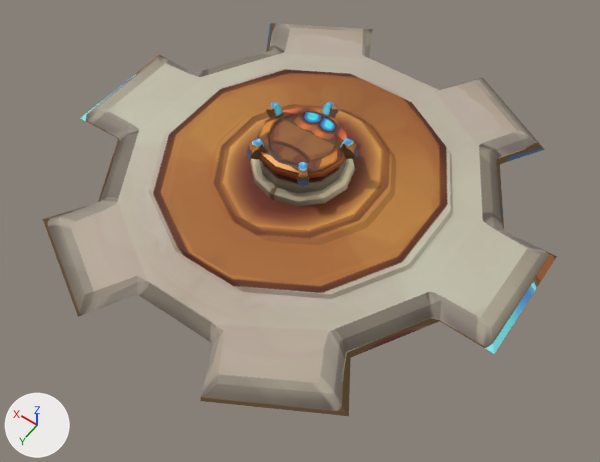
The FBX model Assets/Models/Magnet Central/Buildings/magnetcentral_AnvilBase.fbx: old version first, new version second.
Both versions are drawn from a 50 mm camera at (-0.1104, 0.156, 0.2174) aimed at (-0.0106, 0.0162, -0.0023). Arrows for +X, +Y and +Z are at lower left; the lights stay in place. Where no turn or scale is listed for an object, it has been applied to the vertices.
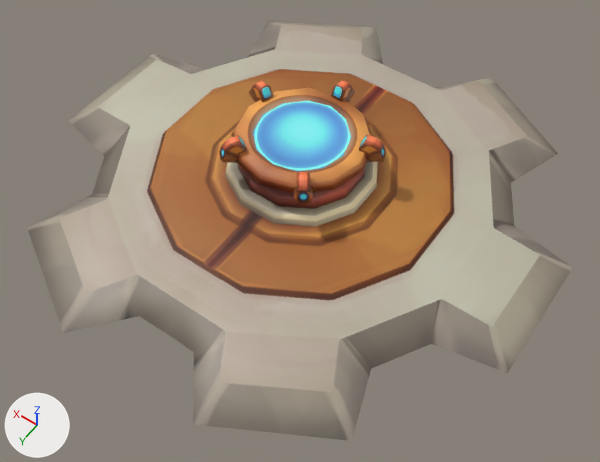
Pixel boxes (x1, y1, x2, y2) of what changed, in the pictures (600 x 462 px; the box of a moved part takes in the faces that stretch with it):
'polySurface8', reshaped (6% wider, 7% taller)
    before: (43, 23, 557, 416)
    after: (27, 21, 572, 441)
part 1 of me_mesh, moved or reshaped
    before: (260, 159, 346, 193)
    after: (238, 164, 365, 209)
part 2 of me_mesh, moved or reshaped
    before: (251, 159, 355, 207)
    after: (225, 162, 378, 227)
part 3 of me_mesh, added
    after: (331, 80, 355, 102)
part 4 of me_mesh, added
    after: (249, 81, 273, 102)
part 5 of me_mesh, added (brown)
    after: (219, 135, 247, 163)
part 6 of me_mesh, added (orange)
    after: (294, 172, 313, 205)
part 7 of me_mesh, added (brown)
    after: (359, 135, 386, 162)
part 8 of me_mesh, deleted
    before: (322, 101, 338, 118)
part 9 of me_mesh, deleted
    before: (266, 102, 283, 118)
part 10 of me_mesh, deleted
    before: (247, 138, 265, 159)
part 11 of me_mesh, deleted
    before: (297, 162, 309, 187)
part 12 of me_mesh, deleted
    before: (340, 138, 358, 159)
part 13 of me_mesh, moved or reshaped
    before: (255, 107, 348, 179)
    after: (231, 88, 372, 194)
part 14 of me_mesh, moved or reshaped
    before: (43, 23, 557, 416)
    after: (27, 21, 572, 441)
part 15 of me_mesh, surface changed
    both: (58, 24, 540, 394)

The edits, one by one:
me_mesh is used by ob_polysurface8; location (0.0, 0.0, 0.0).
me_mesh had 457 vertices, 430 faces and spanned x -0.086..0.086, y -0.085..0.084, z 0.0..0.026.
me_mesh now has 427 vertices, 400 faces and spans x -0.091..0.091, y -0.09..0.09, z -0.003..0.029.
me_mesh part 1: the loose piece of 48 vertices spanning x -0.015..0.015, y -0.015..0.015, z 0.011..0.016 is turned -15 degrees about the z axis through its middle and scaled by 1.48, then moved by (0.0, 0.0, 0.001).
me_mesh part 2: the loose piece of 60 vertices spanning x -0.018..0.018, y -0.018..0.018, z 0.008..0.02 is multiplied about its middle by the matrix ((1.435, 0.384, 0.0), (-0.384, 1.435, 0.0), (0.0, 0.0, 1.199)), then moved by (0.0, 0.0, 0.001).
me_mesh part 3: a new loose piece of 27 vertices spanning x -0.003..0.003, y -0.028..-0.019, z 0.018..0.029, in mat_anvil_diffuse (picture img_anvil_diffuse_1024_tga).
me_mesh part 4: a new loose piece of 27 vertices spanning x 0.018..0.027, y -0.011..-0.004, z 0.018..0.029, in mat_anvil_diffuse (picture img_anvil_diffuse_1024_tga).
me_mesh part 5: a new loose piece of 27 vertices spanning x 0.01..0.018, y 0.014..0.024, z 0.018..0.029, in mat_anvil_diffuse (picture img_anvil_diffuse_1024_tga).
me_mesh part 6: a new loose piece of 27 vertices spanning x -0.018..-0.01, y 0.014..0.024, z 0.018..0.029, in mat_anvil_diffuse (picture img_anvil_diffuse_1024_tga).
me_mesh part 7: a new loose piece of 27 vertices spanning x -0.027..-0.018, y -0.011..-0.004, z 0.018..0.029, in mat_anvil_diffuse (picture img_anvil_diffuse_1024_tga).
me_mesh part 8: the loose piece of 33 vertices spanning x -0.002..0.002, y -0.019..-0.013, z 0.017..0.026 is deleted.
me_mesh part 9: the loose piece of 33 vertices spanning x 0.012..0.018, y -0.007..-0.002, z 0.017..0.026 is deleted.
me_mesh part 10: the loose piece of 33 vertices spanning x 0.007..0.012, y 0.01..0.016, z 0.017..0.026 is deleted.
me_mesh part 11: the loose piece of 33 vertices spanning x -0.012..-0.007, y 0.01..0.016, z 0.017..0.026 is deleted.
me_mesh part 12: the loose piece of 33 vertices spanning x -0.018..-0.012, y -0.007..-0.002, z 0.017..0.026 is deleted.
me_mesh part 13: 49 vertices removed from x -0.016..0.016, y -0.016..0.016, z 0.019..0.022; 49 vertices added at x -0.023..0.023, y -0.023..0.023, z 0.021..0.026.
me_mesh part 14: 26 vertices removed from x -0.086..0.086, y -0.085..0.084, z 0.0; 26 vertices added at x -0.091..0.091, y -0.09..0.09, z -0.003.
me_mesh part 15: 76 kept faces spanning x -0.081..0.081, y -0.079..0.079, z 0.004..0.008 get new texture (UV) coordinates.
